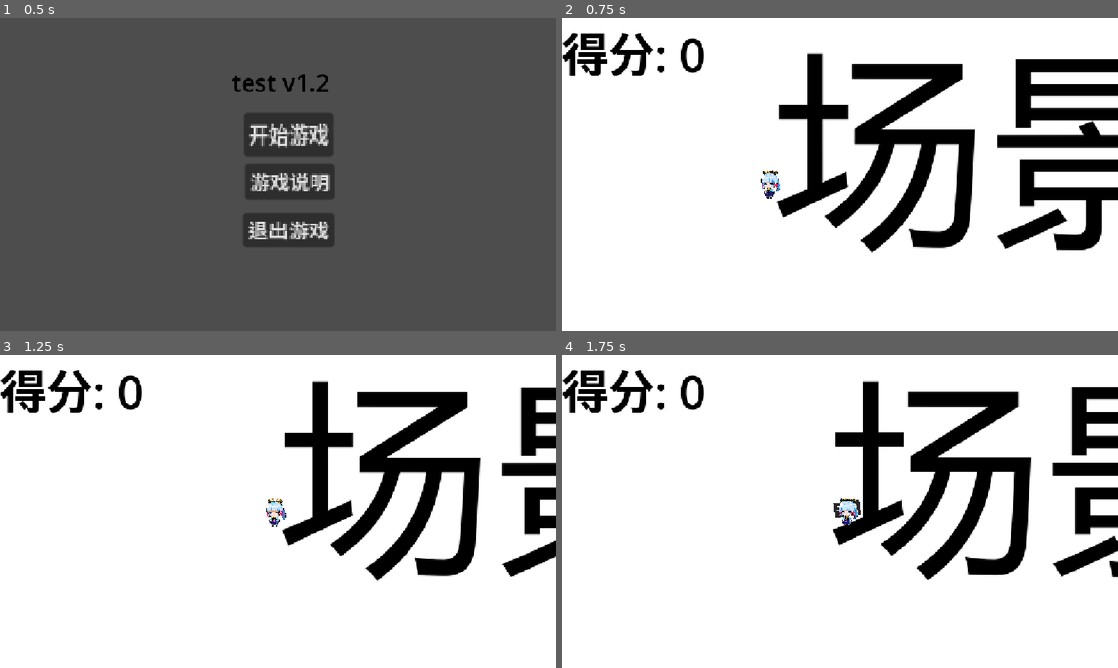
Above: before the commit, frames 1-4 (two rows, left to right).
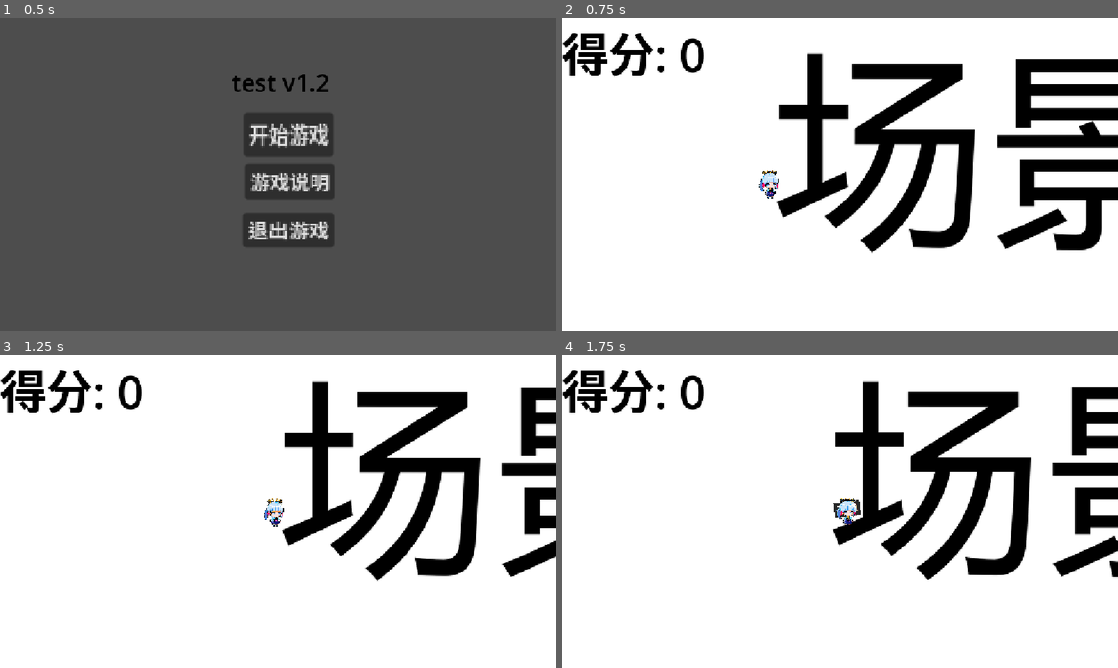
Above: after the commit, the same moments.

Repository: kuchaomc/genshin_tower
Game: Godot game, scene res://scenes/主界面.tscn
The game is run twice, just before and just after one commit, with the same random seed, the same clock (stepped at 60 frames per second) and the same inputs.
Inputs (mouse positions are in pixels of both pictures, inside the frame that each line leads up to):
- Up to frame 1 (0.5 s): no input
- Up to frame 2 (0.75 s): click "开始游戏" at 0.5 s
- Up to frame 3 (1.25 s): no input
- Up to frame 4 (1.75 s): tap Enter at 1.25 s; move the mouse to (962, 495) at 1.27 s; hold D (right) from 1.28 s (still down); click (962, 495) at 1.35 s

Frame 1 is identical in both runs. In frame 2, 0.2% of the frame differs, in the area x 35-40%, y 48-58%; in frame 3, 0.2%; in frame 4, 0.2%, in the area x 49-54%, y 45-55%.

Commit message:
修改朝向动画逻辑

Diff:
--- a/scripts/敌人.gd
+++ b/scripts/敌人.gd
@@ -9,6 +9,8 @@
 # HP显示组件引用
 var hp_bar : ProgressBar
 var hp_label : Label
+# 动画精灵引用
+var animated_sprite : AnimatedSprite2D
 
 # Called when the node enters the scene tree for the first time.
 func _ready() -> void:
@@ -18,6 +20,9 @@
 	# 获取HP显示组件
 	hp_bar = get_node("HPBar/ProgressBar") as ProgressBar
 	hp_label = get_node("HPBar/Label") as Label
+
+	# 获取动画精灵组件
+	animated_sprite = get_node("AnimatedSprite2D") as AnimatedSprite2D
 
 	# 初始化HP显示
 	update_hp_display()
@@ -35,6 +40,16 @@
 	if player:
 		# 计算朝向玩家的方向
 		var direction = (player.global_position - global_position).normalized()
+
+		# 根据移动方向翻转精灵图
+		if animated_sprite:
+			if direction.x < 0:
+				# 向左移动，翻转精灵图
+				animated_sprite.flip_h = true
+			else:
+				# 向右移动，保持原样
+				animated_sprite.flip_h = false
+
 		# 向玩家方向移动
 		position += direction * anime_speed * delta
 	else:
--- a/scripts/玩家.gd
+++ b/scripts/玩家.gd
@@ -24,6 +24,15 @@
 		# 检测鼠标左键按下（发射子弹）
 		if Input.is_action_just_pressed("mouse1"):
 			spawn_bullet()
+
+		# 根据鼠标位置翻转精灵图
+		var mouse_position = get_global_mouse_position()
+		if mouse_position.x > global_position.x:
+			# 鼠标在右边，翻转精灵图
+			animator.flip_h = true
+		else:
+			# 鼠标在左边，保持原样（不翻转）
+			animator.flip_h = false
 
 		# 当玩家速度变为0时，开始播放动画
 		if velocity == Vector2.ZERO:
